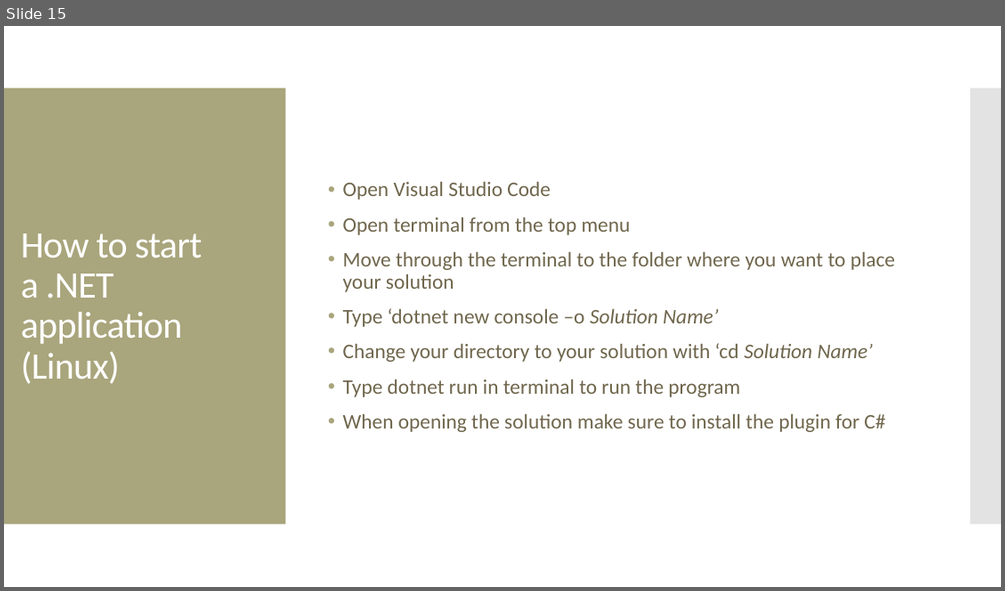
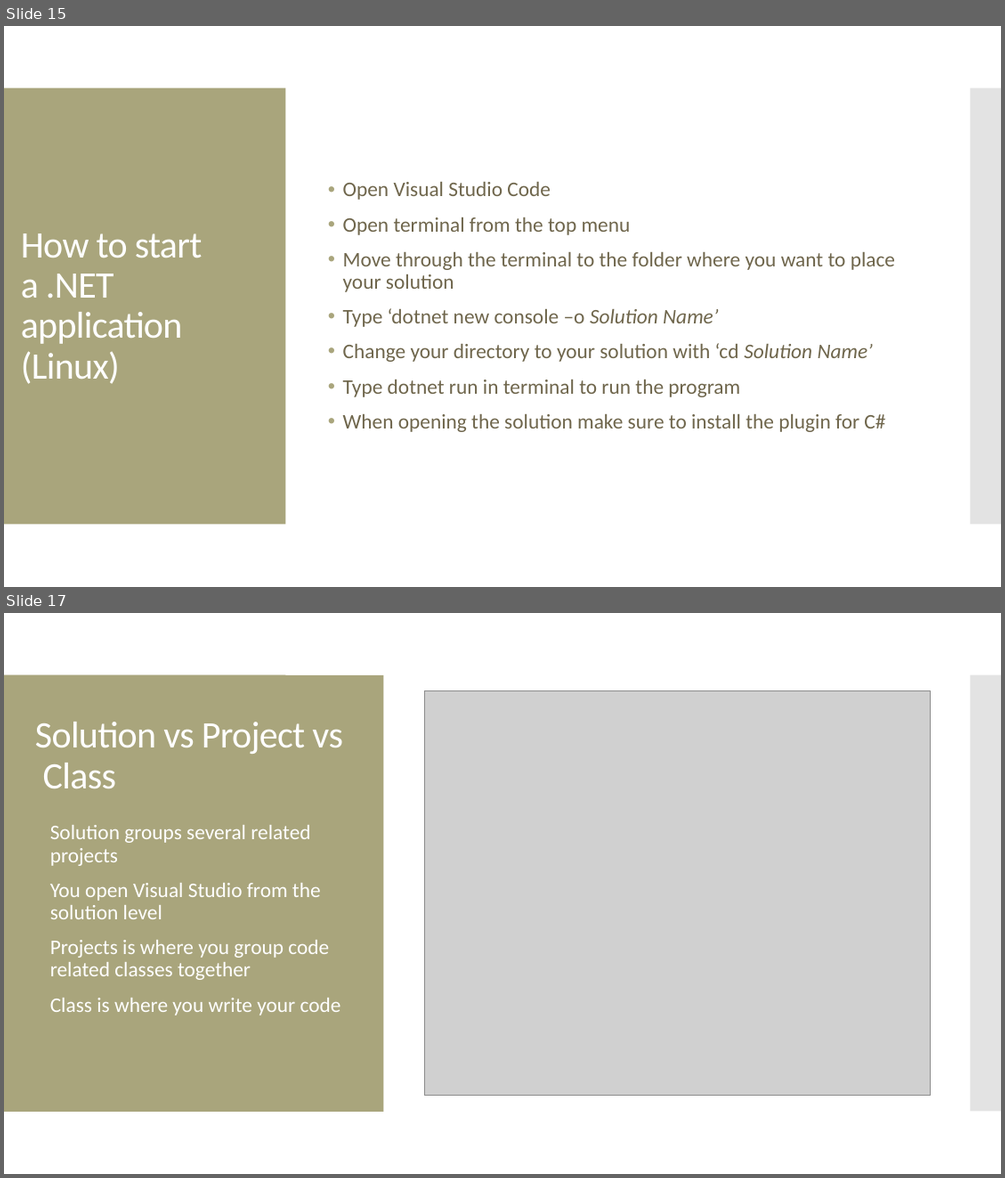
Before and after one commit to Manny-Apsel/.NET-C-Workshop, a slide deck: Presentation.pptx. Shown one above the other, each under a label of ours: slide 15 before the commit, slides 15 and 17 after it; the slides between them are not shown. The pictures are 1005x591 and 1005x1178 pixels, drawn with LibreOffice and Linux fonts; fonts in the diff are those of the drawing; grey boxes stand for pictures. Boxes give left, top, right and bottom in pixels: in the first picture for what was removed or moved away, otherwise in the second. Text is boxed around its words. In the diff, an @@ line names an element or a change of style, - is before the commit and + after.

```diff
--- a/Presentation.pptx
+++ b/Presentation.pptx
@@ slide 17 added at (x1=4, y1=613, x2=1001, y2=1174), background #FFFFFF; not listed: 2 template elements that a slide beside it also shows @@
@@ rectangle added at (x1=4, y1=675, x2=384, y2=1111), fill #A9A57C @@
@@ picture added at (x1=424, y1=690, x2=930, y2=1095) @@
@@ title added at (x1=35, y1=722, x2=343, y2=788), 36 pt, text #FFFFFF @@
+Solution vs Project vs Class
@@ text added at (x1=50, y1=825, x2=341, y2=1015), 20 pt, text #FFFFFF @@
+• Solution groups several related projects
+• You open Visual Studio from the solution level
+• Projects is where you group code related classes together
+• Class is where you write your code
```
Also in this commit, not shown: 2 other slides added, 1 slide removed.
